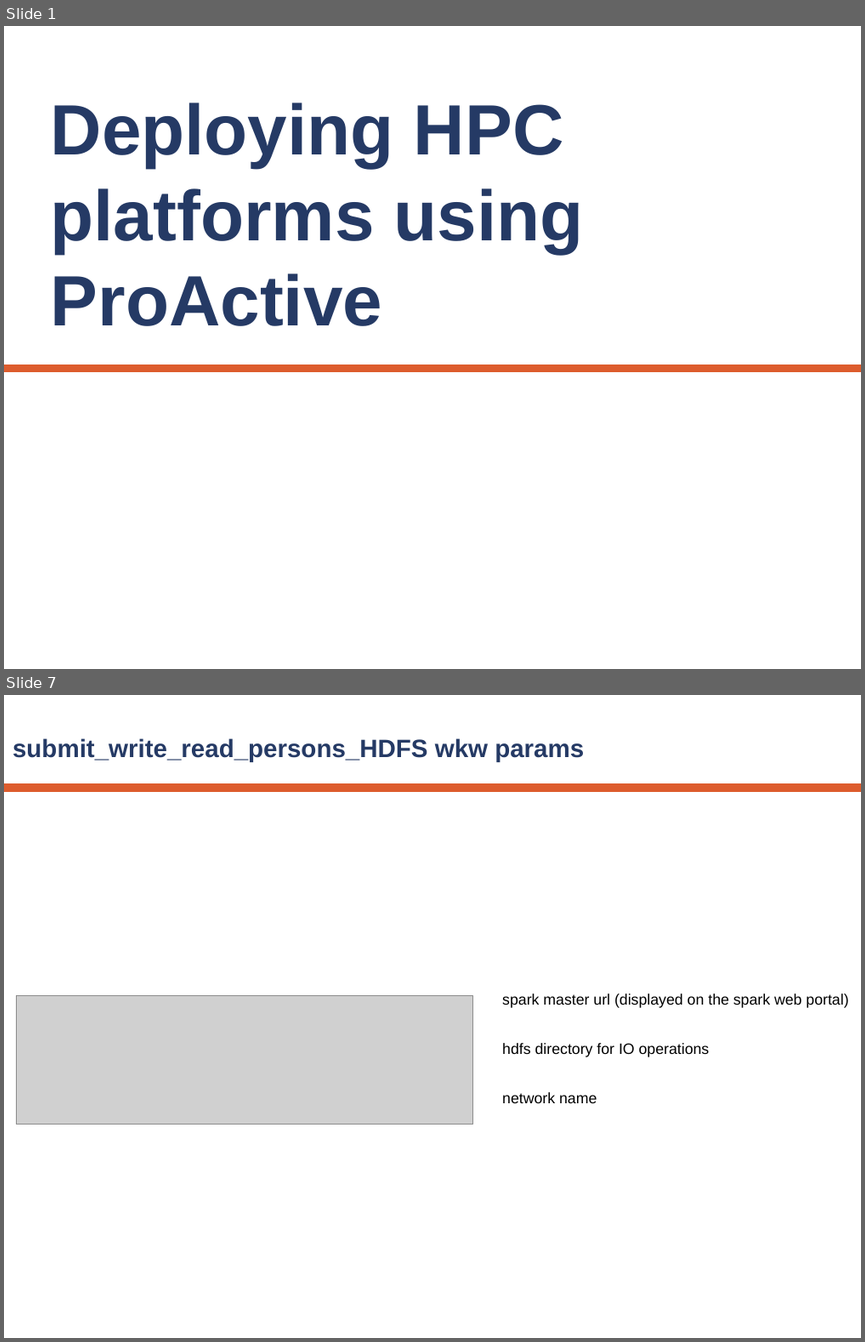
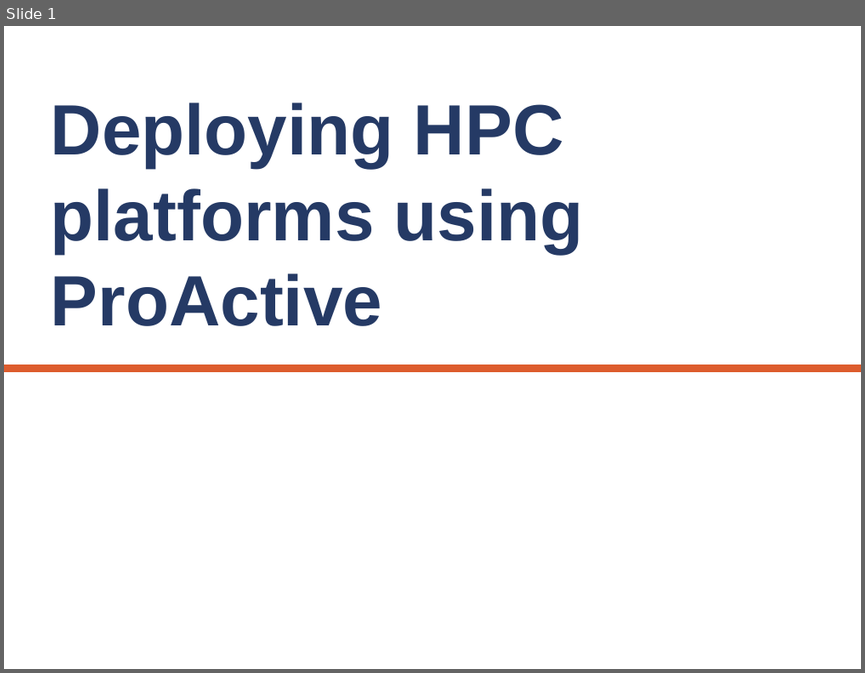
Before and after one commit to ow2-proactive/proactive-examples, a slide deck: DockerSwarm/resources/doc/dev/activeeon-deploy-swarm-hdfs-spark.pptx. Shown one above the other, each under a label of ours: slides 1 and 7 before the commit, slide 1 after it; the slides between them are not shown. The pictures are 865x1342 and 865x673 pixels, drawn with LibreOffice and Linux fonts; fonts in the diff are those of the drawing; grey boxes stand for pictures; background and template pictures are left out. Boxes give left, top, right and bottom in pixels: in the first picture for what was removed or moved away, otherwise in the second. Text is boxed around its words. In the diff, an @@ line names an element or a change of style, - is before the commit and + after.

```diff
--- a/DockerSwarm/resources/doc/dev/activeeon-deploy-swarm-hdfs-spark.pptx
+++ b/DockerSwarm/resources/doc/dev/activeeon-deploy-swarm-hdfs-spark.pptx
@@ slide 7 removed at <box>4,695,861,1338</box>, background #FFFFFF @@
@@ title removed at <box>12,738,584,762</box> @@
-submit_write_read_persons_HDFS wkw params
@@ line removed from (4, 787) to (861, 787) @@
@@ picture removed at <box>17,996,472,1124</box> @@
@@ text removed at <box>502,993,848,1103</box> @@
-spark master url (displayed on the spark web portal)
-hdfs directory for IO operations
-network name
```
Also in this commit, not shown: 4 slides changed, 2 slides added, 1 other slide removed, 11 other files.
